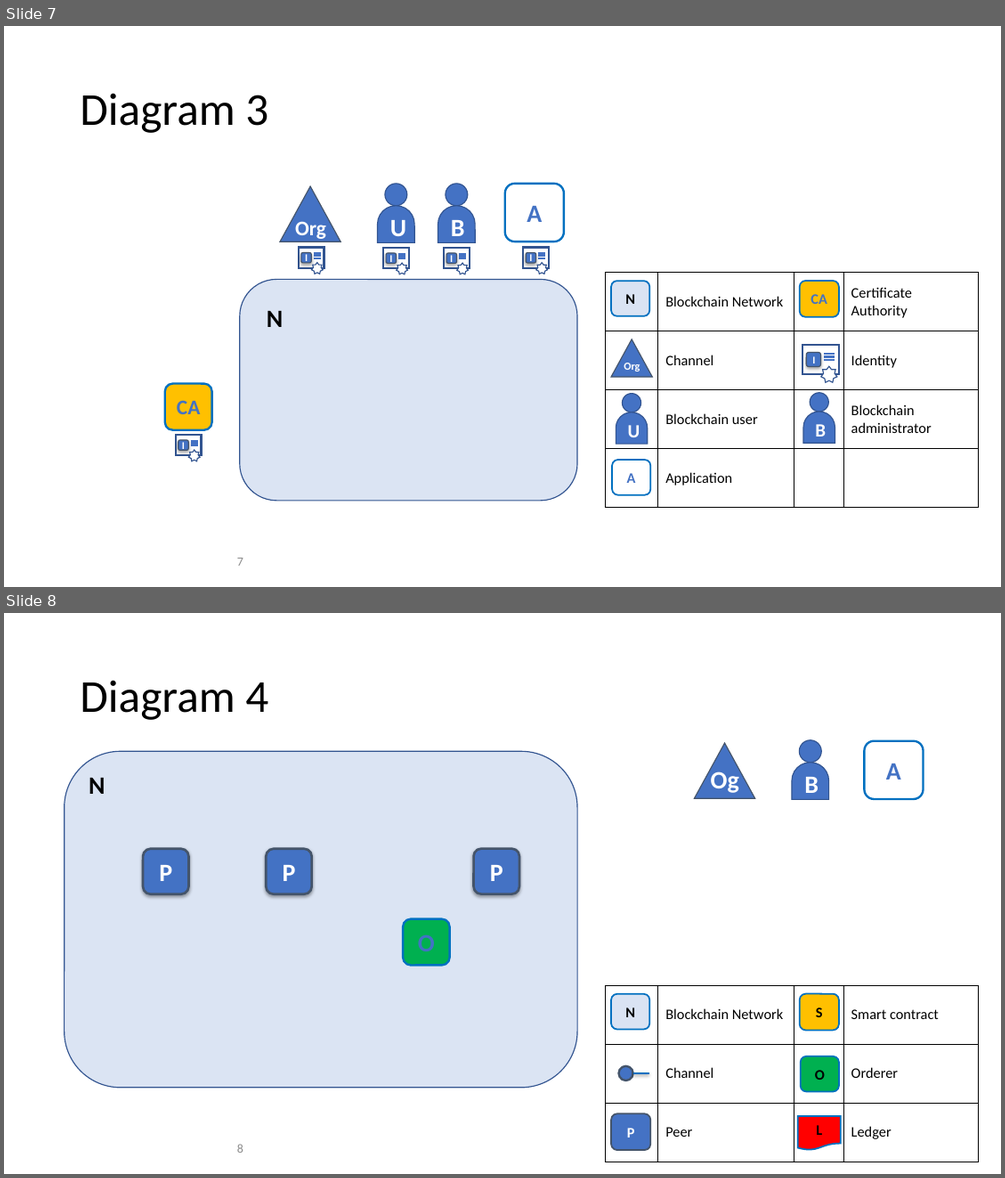
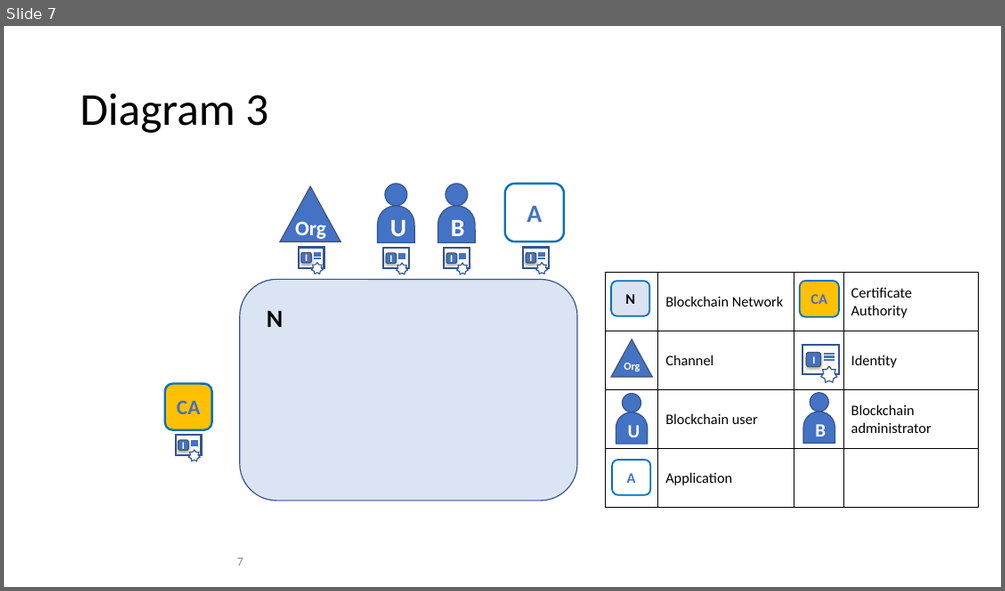
Before and after one commit to FabricTOC/FabricTOC, a slide deck: docs/OtherSourceMaterial/Diagrams.pptx. Shown one above the other, each under a label of ours: slides 7 and 8 before the commit, slide 7 after it. The pictures are 1005x1178 and 1005x591 pixels, drawn with LibreOffice and Linux fonts; fonts in the diff are those of the drawing. Boxes give left, top, right and bottom in pixels: in the first picture for what was removed or moved away, otherwise in the second. Text is boxed around its words. In the diff, an @@ line names an element or a change of style, - is before the commit and + after.

```diff
--- a/docs/OtherSourceMaterial/Diagrams.pptx
+++ b/docs/OtherSourceMaterial/Diagrams.pptx
@@ slide 8 removed at (x1=4, y1=613, x2=1001, y2=1174), background #FFFFFF @@
@@ title removed at (x1=80, y1=680, x2=268, y2=720) @@
-Diagram 4
@@ triangle removed at (x1=695, y1=743, x2=755, y2=798) @@
@@ ellipse removed at (x1=800, y1=740, x2=822, y2=763) @@
@@ rounded rectangle removed at (x1=865, y1=741, x2=923, y2=799) @@
-A
@@ rounded rectangle removed at (x1=65, y1=751, x2=577, y2=1087) @@
@@ text removed at (x1=711, y1=768, x2=739, y2=793) @@
-Og
@@ round same rect removed at (x1=793, y1=763, x2=830, y2=800) @@
-B
@@ text removed at (x1=89, y1=778, x2=105, y2=794) @@
-N
@@ rounded rectangle removed at (x1=143, y1=849, x2=189, y2=894) @@
-P
@@ rounded rectangle removed at (x1=266, y1=849, x2=311, y2=894) @@
-P
@@ rounded rectangle removed at (x1=474, y1=849, x2=519, y2=894) @@
-P
@@ rounded rectangle removed at (x1=404, y1=919, x2=450, y2=965) @@
-O
@@ table removed at (x1=606, y1=985, x2=979, y2=1162), 3 rows, 4 columns @@
- | Blockchain Network |  | Smart contract
- | Channel |  | Orderer
- | Peer |  | Ledger
@@ rounded rectangle removed at (x1=611, y1=994, x2=649, y2=1029) @@
-N
@@ rounded rectangle removed at (x1=800, y1=994, x2=840, y2=1030) @@
-S
@@ ellipse removed at (x1=619, y1=1066, x2=633, y2=1080) @@
@@ rounded rectangle removed at (x1=801, y1=1056, x2=839, y2=1092) @@
-O
@@ line removed from (633, 1073) to (649, 1073) @@
@@ rounded rectangle removed at (x1=611, y1=1113, x2=651, y2=1150) @@
-P
@@ flow chart document removed at (x1=798, y1=1116, x2=841, y2=1150) @@
-L
@@ page number removed at (x1=237, y1=1143, x2=243, y2=1152) @@
-8
```
Also in this commit, not shown: 1 slide added, 2 other slides removed, 2 other files.
